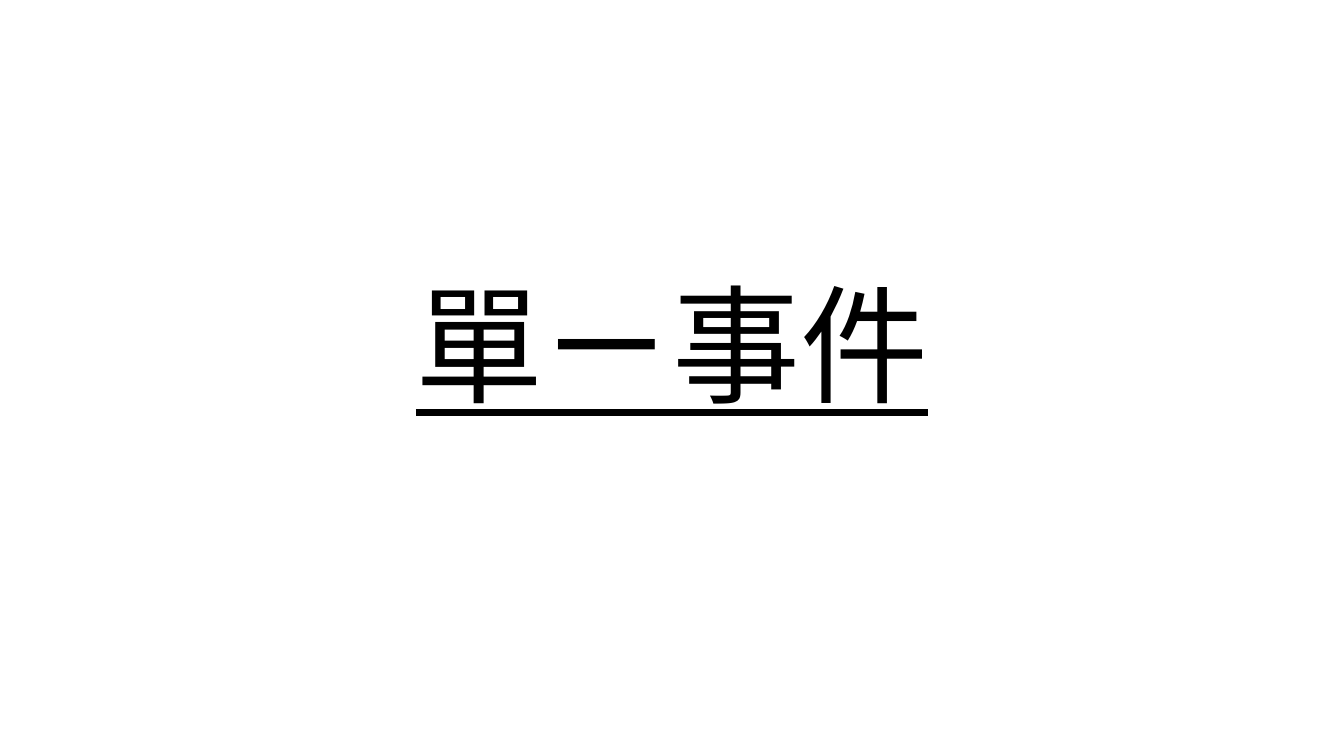
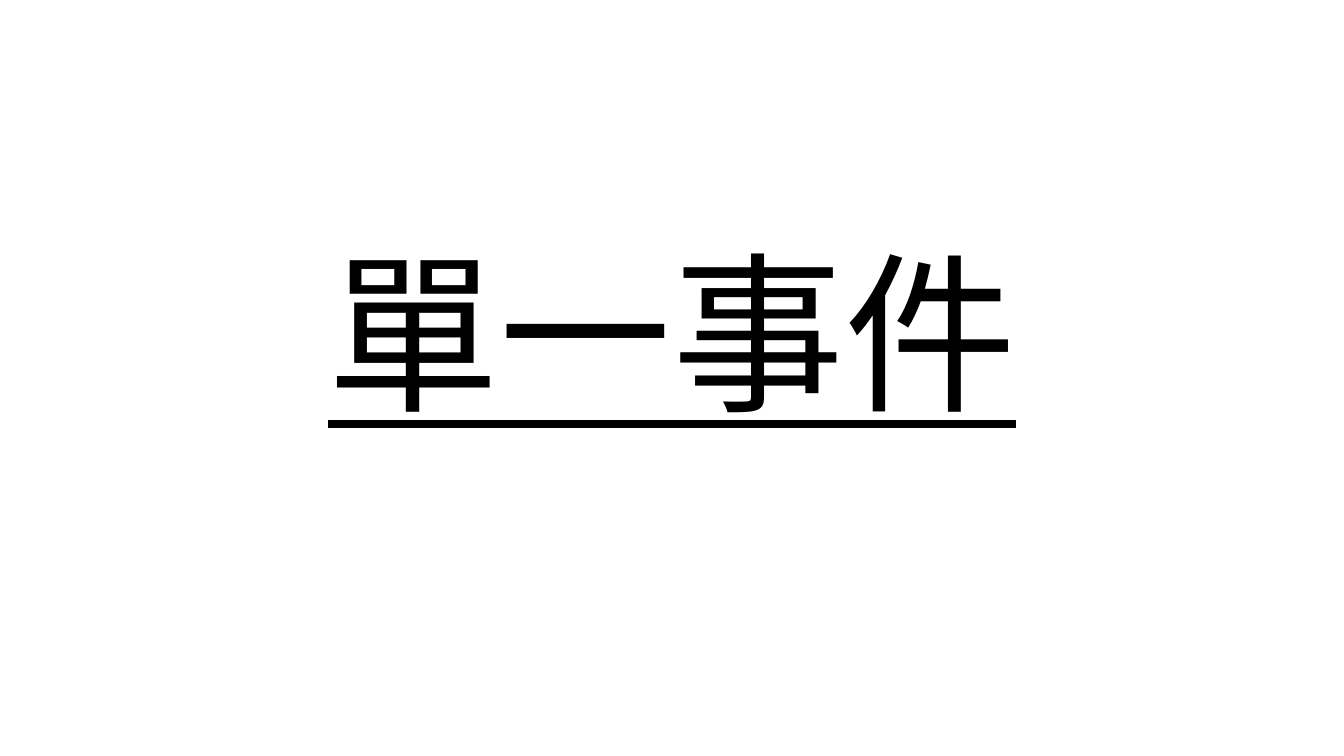
Before and after one commit to cathaylab/sharing, a slide deck: slide 8 of 2016.12.09-Platform/platform.pptx (slide 9 before the commit). Drawn at 1344x756 pixels with LibreOffice and Linux fonts; fonts in the diff are those of the drawing. Boxes give left, top, right and bottom in pixels: in the first picture for what was removed or moved away, otherwise in the second. Text is boxed around its words. In the diff, an @@ line names an element or a change of style, - is before the commit and + after.

```diff
--- a/2016.12.09-Platform/platform.pptx
+++ b/2016.12.09-Platform/platform.pptx
@@ title at (x1=328, y1=253, x2=1016, y2=428): text changed; size 182.9 to 245.8 pt @@
-單ㄧ事件
+單一事件
```
Also in this commit, not shown: 13 other slides changed, 2 slides added, 1 other file.
